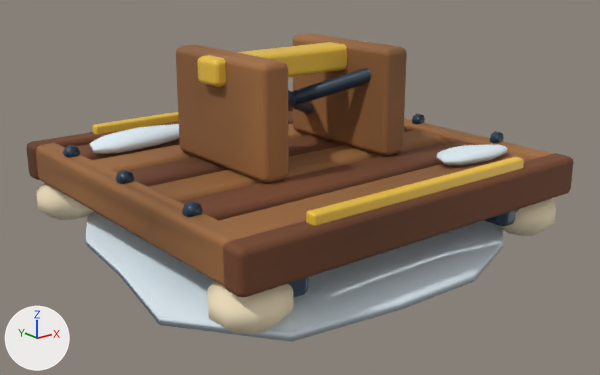
The glTF model HavenlineGodot/assets/stations_v2/pad_build.glb, before and after one commit.
One viewpoint serves both versions: a camera (50 mm lens) standing at (-2.34, -2.99, 1.36) and looking at (0.05, -0.01, 0.17). Every picture has the same lights, and +X, +Y and +Z are marked at lower left. The first picture is the older version. Vertices at exactly the same position are counted once.

In view in the first picture: 'pad_build'.
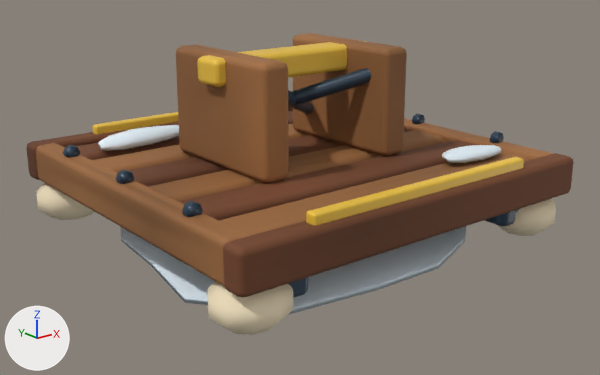
What differs and where, as boxes [x1, y1, x2, y2] in the pictures (600 x 375 px; the box of a moved part takes in the faces that stretch with it):
'pad_build', reshaped
    before: [27, 33, 574, 342]
    after: [27, 33, 574, 335]
part 1 of me_pad_build, moved or reshaped
    before: [90, 124, 179, 154]
    after: [98, 125, 179, 151]
part 2 of me_pad_build, moved or reshaped
    before: [436, 145, 507, 165]
    after: [442, 145, 502, 163]
part 3 of me_pad_build, moved or reshaped (mostly hidden afterwards)
    before: [86, 212, 503, 342]
    after: [121, 227, 466, 314]
part 4 of me_pad_build, recoloured
    before: [86, 220, 504, 341]
    after: [122, 226, 466, 314]

What changed in the scene script:
```text
Change me_pad_build:
    used by ob_pad_build; location = (0.0, 0.0, 0.0)
    remove me_pad_build.from_pydata(...)  # 2399 vertices, 4466 faces; spans x -1.0..1.14, y -0.96..1.08, z -0.11..0.85
    add me_pad_build.from_pydata(...)  # 2399 vertices, 4466 faces; spans x -0.95..0.95, y -0.92..0.92, z -0.06..0.85
    me_pad_build part 1: the loose piece of 86 vertices spanning x -0.76..-0.15, y 0.47..0.7, z 0.34..0.43 is scaled about its middle by (0.84, 0.825, 0.866)
    me_pad_build part 2: the loose piece of 86 vertices spanning x 0.36..0.78, y -0.7..-0.51, z 0.34..0.41 is scaled about its middle by (0.84, 0.825, 0.867)
    me_pad_build part 3: 98 of 2399 vertices moved; they spanned x -1.0..1.14, y -0.96..1.08, z -0.11..0.07 and now span x -0.84..0.95, y -0.79..0.89, z -0.06..0.07; mean shift (0.0, 0.0, 0.02); largest move (-0.7, -0.9, -0.04) -> (-0.59, -0.74, -0.03)
    me_pad_build part 4: 69 kept faces spanning x -0.84..0.95, y -0.79..0.89, z -0.06..0.08 get new vertex colours; the middle colour goes from white #eef2f4 to white #edf2f4
```
